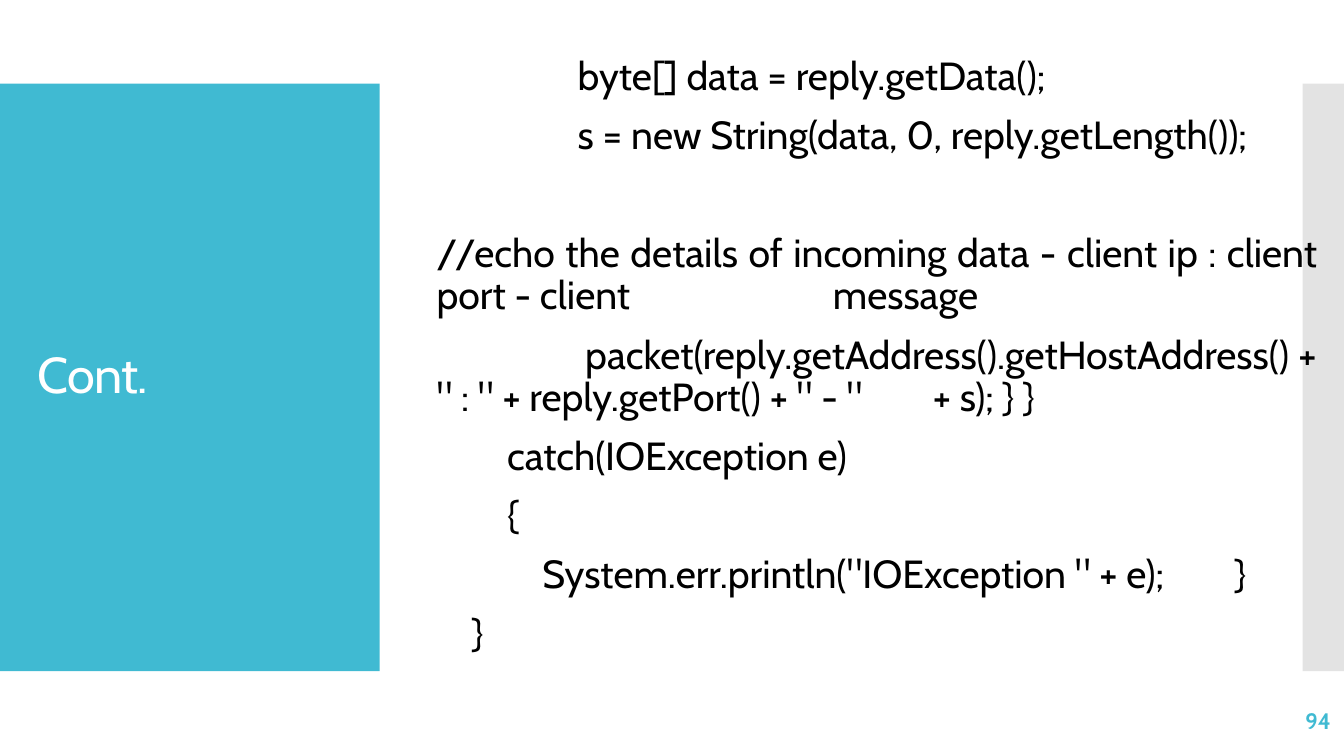
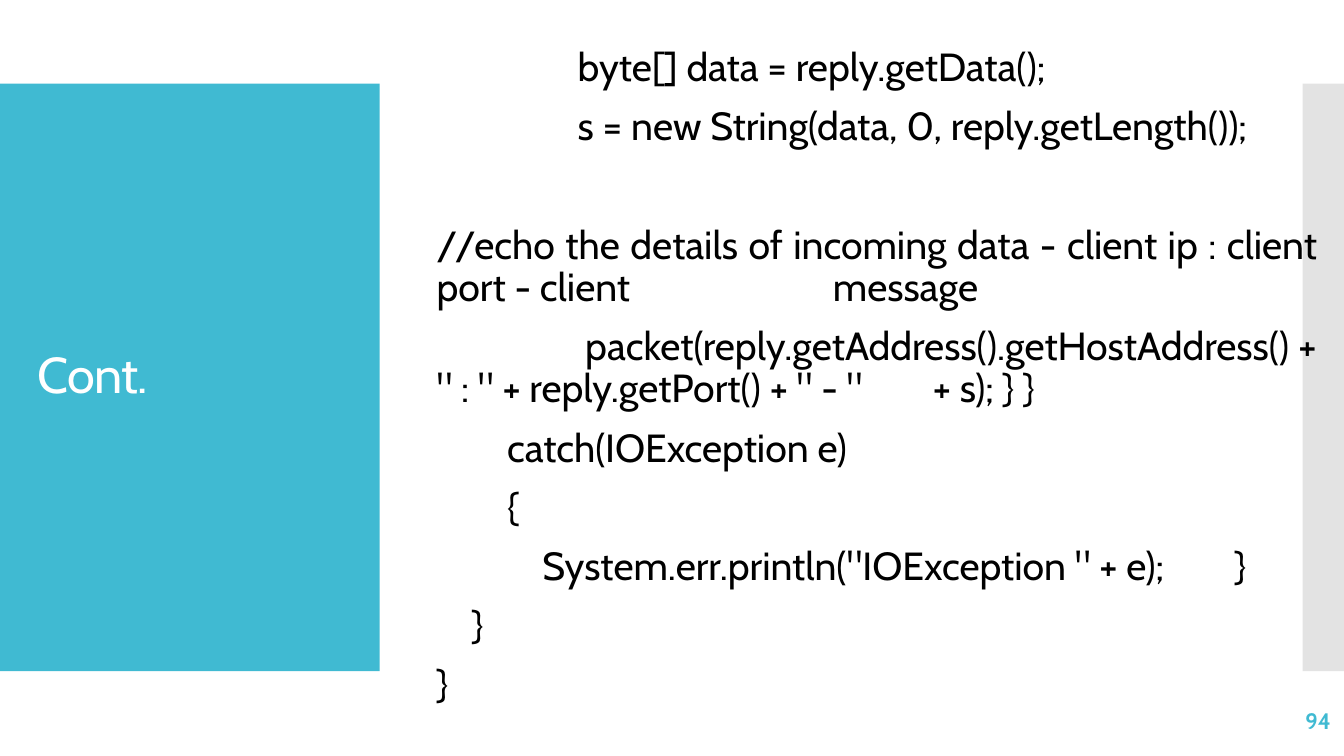
Before and after one commit to jrambasana/AJP2022-code, a slide deck: slide 94 of AJP Slides/AJP - Unit 1 - Java Networking.pptx. Drawn at 1344x756 pixels with LibreOffice and Linux fonts; fonts in the diff are those of the drawing. Boxes give left, top, right and bottom in pixels: in the first picture for what was removed or moved away, otherwise in the second. Text is boxed around its words. In the diff, an @@ line names an element or a change of style, - is before the commit and + after.

```diff
--- a/AJP Slides/AJP - Unit 1 - Java Networking.pptx
+++ b/AJP Slides/AJP - Unit 1 - Java Networking.pptx
@@ text at <box>437,51,1317,590</box>: paragraph added @@
+}
```
Also in this commit, not shown: 5 other slides changed.
